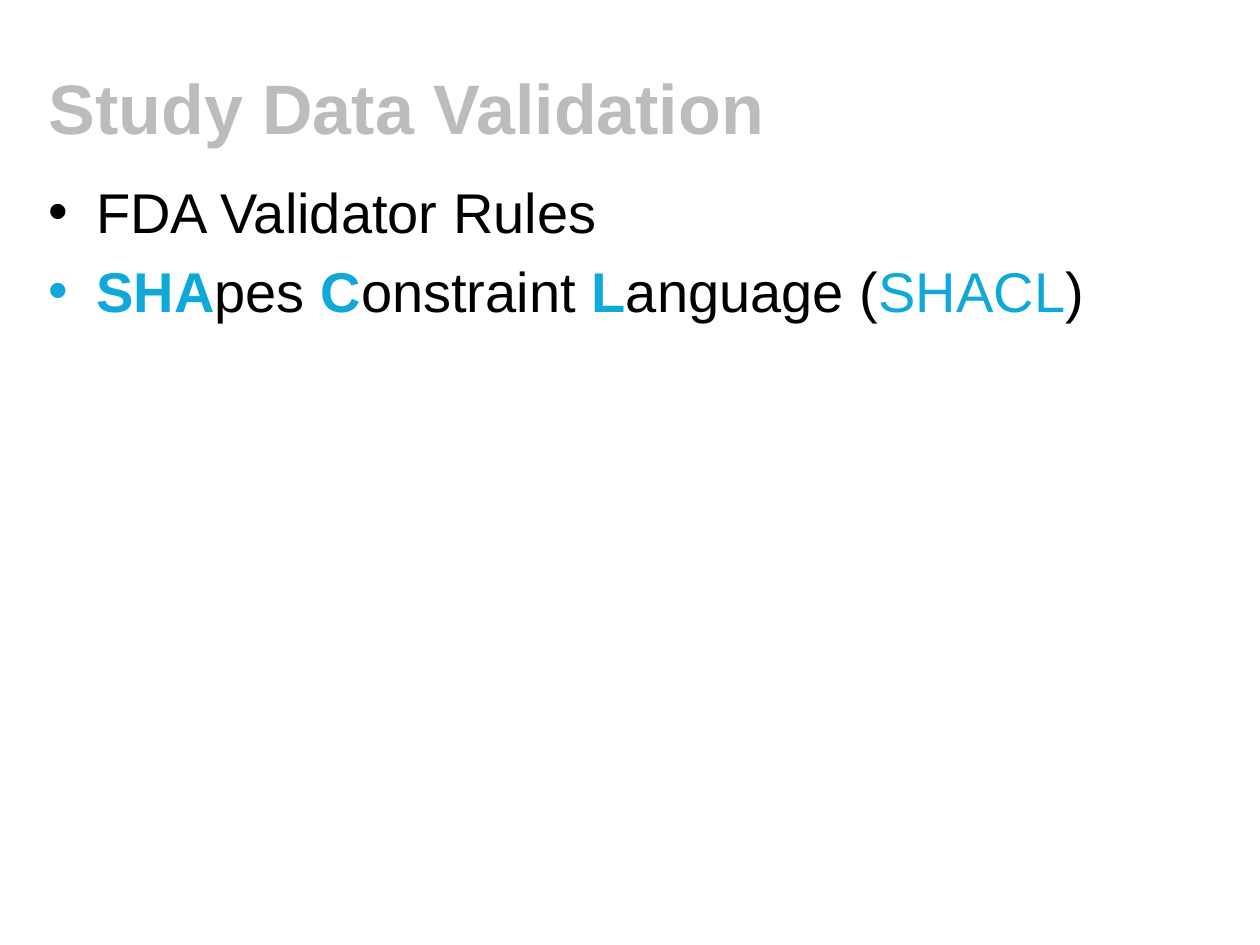
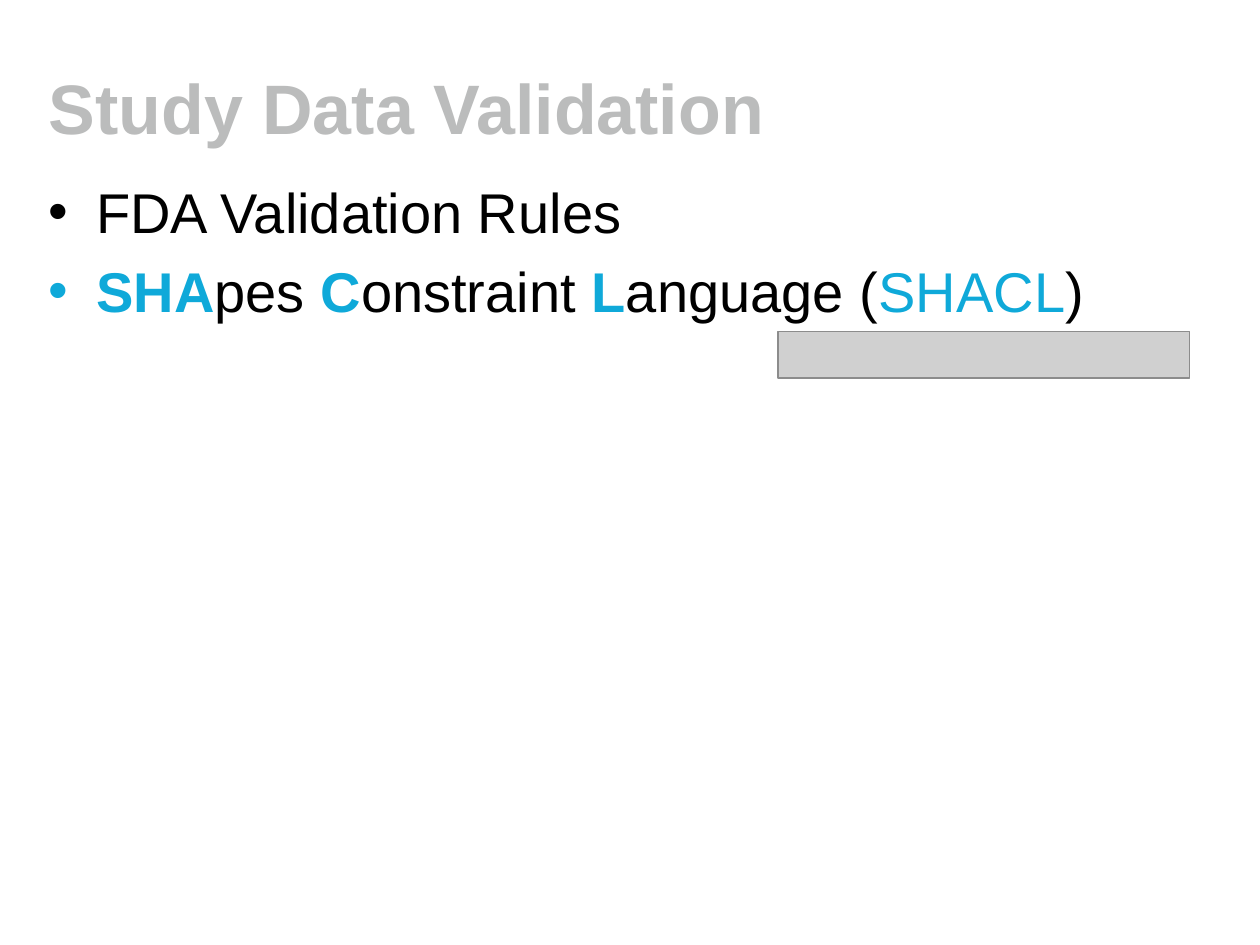
Before and after one commit to phuse-org/SENDConform, a slide deck: slide 6 of doc/Meetings/StudyDataValidation-PHUSEWebinarWed-2020-03-25.pptx (slide 7 before the commit). Drawn at 1260x945 pixels with LibreOffice and Linux fonts; fonts in the diff are those of the drawing; grey boxes stand for pictures; background and template pictures are left out. Boxes give left, top, right and bottom in pixels: in the first picture for what was removed or moved away, otherwise in the second. Text is boxed around its words. In the diff, an @@ line names an element or a change of style, - is before the commit and + after.

```diff
--- a/doc/Meetings/StudyDataValidation-PHUSEWebinarWed-2020-03-25.pptx
+++ b/doc/Meetings/StudyDataValidation-PHUSEWebinarWed-2020-03-25.pptx
@@ text at (96, 192, 621, 234): text changed @@
-• FDA Validator Rules
+• FDA Validation Rules
@@ picture added at (779, 331, 1191, 378) @@
```
Also in this commit, not shown: 8 other slides changed, 1 slide removed, 1 other file.
